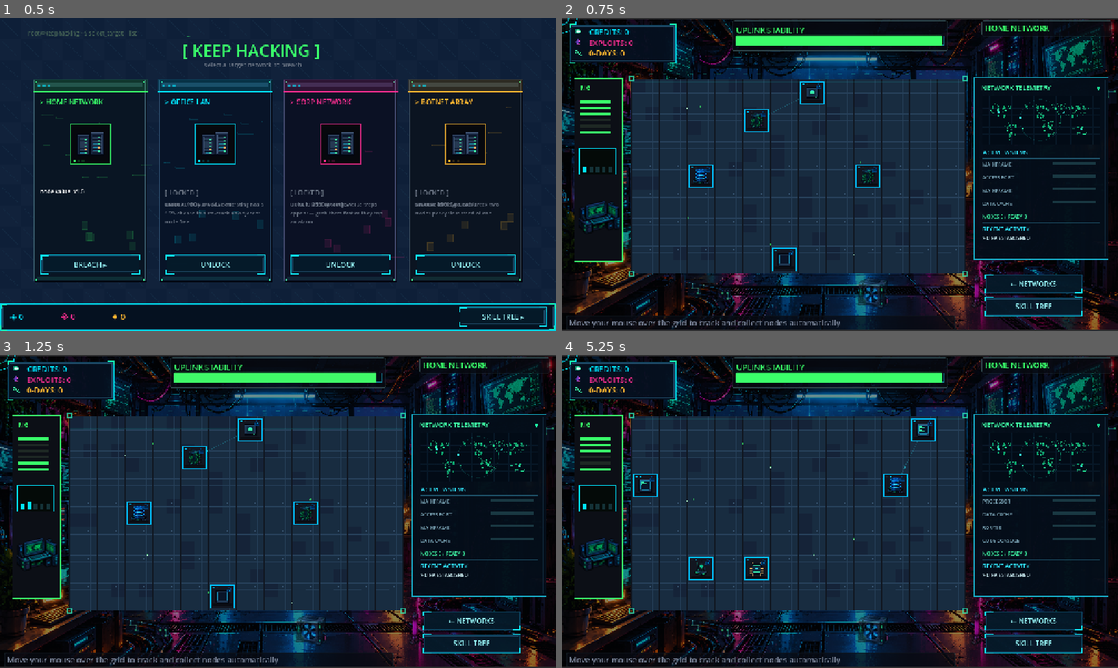
Above: before the commit, frames 1-4 (two rows, left to right).
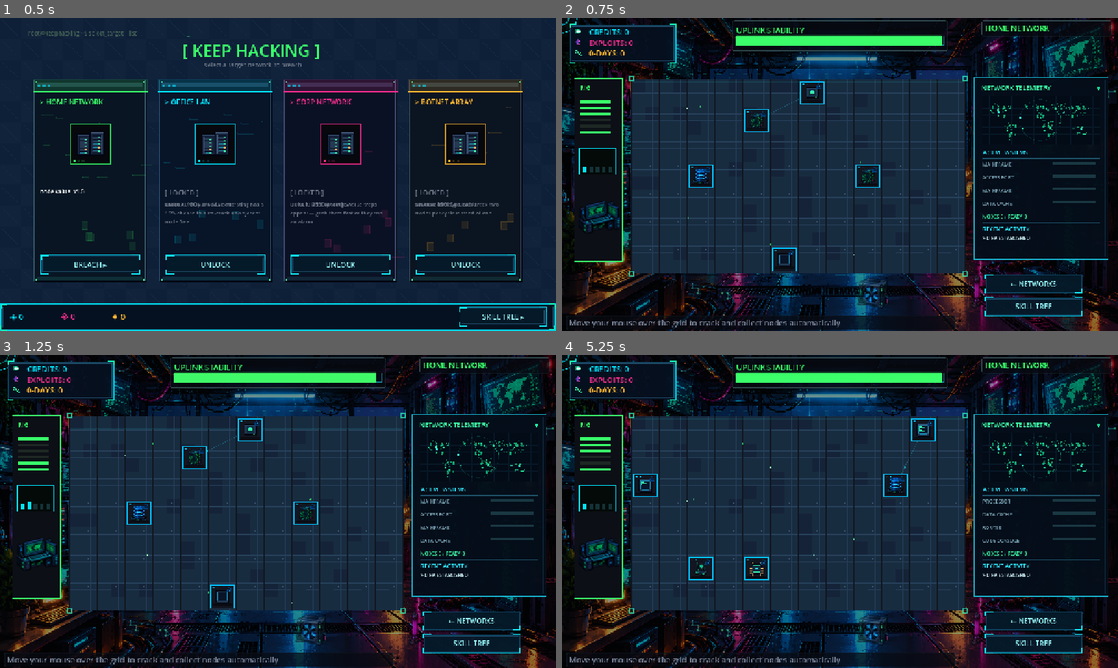
Above: after the commit, the same moments.

Repository: rfonseca85/keep-hacking
Game: Godot game, scene res://scenes/NetworkSelect.tscn
Two runs of this game, one before a commit and one after it. Both use one fixed random seed, a clock stepped at 60 frames per second and the inputs below.
Inputs (mouse positions are in pixels of both pictures, inside the frame that each line leads up to):
- Up to frame 1 (0.5 s): no input
- Up to frame 2 (0.75 s): click "BREACH ▸" at 0.5 s
- Up to frame 3 (1.25 s): no input
- Up to frame 4 (5.25 s): click "← NETWORKS" at 1.25 s; click "UNLOCK" at 2 s; click "SKILL TREE ▸" at 2.75 s; click (645, 417) at 3.52 s; click "CHANGE NETWORK" at 4.25 s; click "BREACH ▸" at 5 s

Frame 1 is identical in both runs. In frame 2, 4.0% of the frame differs, in the area x 0-100%, y 0-100%; in frame 3, 4.0%; in frame 4, 4.0%.

Commit message:
Add final background asset and make main backdrop follow camera on resize
- Add `background_final.png` and its Godot import config under `assets/game/backgrounds/`
- Add `WorldBackdropLayout.gd` script that resizes and repositions the backdrop and scrim to match the visible camera view on window resize
- Update `MainBackground.tscn` to attach the new script and switch backdrop stretch mode to scale

Diff:
--- a/scenes/ui/MainBackground.tscn
+++ b/scenes/ui/MainBackground.tscn
@@ -1,17 +1,19 @@
-[gd_scene format=3 uid="uid://dn1vqduv50f0c"]
+[gd_scene load_steps=3 format=3 uid="uid://dn1vqduv50f0c"]
 
-[ext_resource type="Texture2D" uid="uid://c71hu75fmagky" path="res://assets/game/backgrounds/main_office_bg.png" id="1"]
+[ext_resource type="Script" path="res://scripts/game/WorldBackdropLayout.gd" id="1_script"]
+[ext_resource type="Texture2D" uid="uid://c71hu75fmagky" path="res://assets/game/backgrounds/main_office_bg.png" id="2_tex"]
 
 [node name="MainBackground" type="Node2D" unique_id=850522627]
+script = ExtResource("1_script")
 
 [node name="Backdrop" type="TextureRect" parent="." unique_id=1015110860]
 z_index = -10
 texture_filter = 1
 offset_right = 1280.0
 offset_bottom = 720.0
-texture = ExtResource("1")
+texture = ExtResource("2_tex")
 expand_mode = 1
-stretch_mode = 5
+stretch_mode = 0
 
 [node name="Scrim" type="ColorRect" parent="." unique_id=331302682]
 z_index = -9
--- /dev/null
+++ b/scripts/game/WorldBackdropLayout.gd
@@ -0,0 +1,25 @@
+extends Node2D
+
+## Keeps Main gameplay backdrop + scrim matched to the camera view when the window resizes.
+
+@onready var _backdrop: TextureRect = $Backdrop
+@onready var _scrim: ColorRect = $Scrim
+
+
+func _ready() -> void:
+	_backdrop.expand_mode = TextureRect.EXPAND_IGNORE_SIZE
+	_backdrop.stretch_mode = TextureRect.STRETCH_SCALE
+	_sync_to_camera()
+	get_viewport().size_changed.connect(_sync_to_camera)
+
+
+func _sync_to_camera() -> void:
+	var size := get_viewport().get_visible_rect().size
+	var cam := get_viewport().get_camera_2d()
+	var top_left := Vector2.ZERO
+	if cam != null:
+		top_left = cam.get_screen_center_position() - size * 0.5
+	_backdrop.position = top_left
+	_backdrop.size = size
+	_scrim.position = top_left
+	_scrim.size = size
Binary file added: assets/game/backgrounds/background_final.png
Not shown, added: assets/game/backgrounds/background_final.png.import
Not shown, added: scripts/game/WorldBackdropLayout.gd.uid
